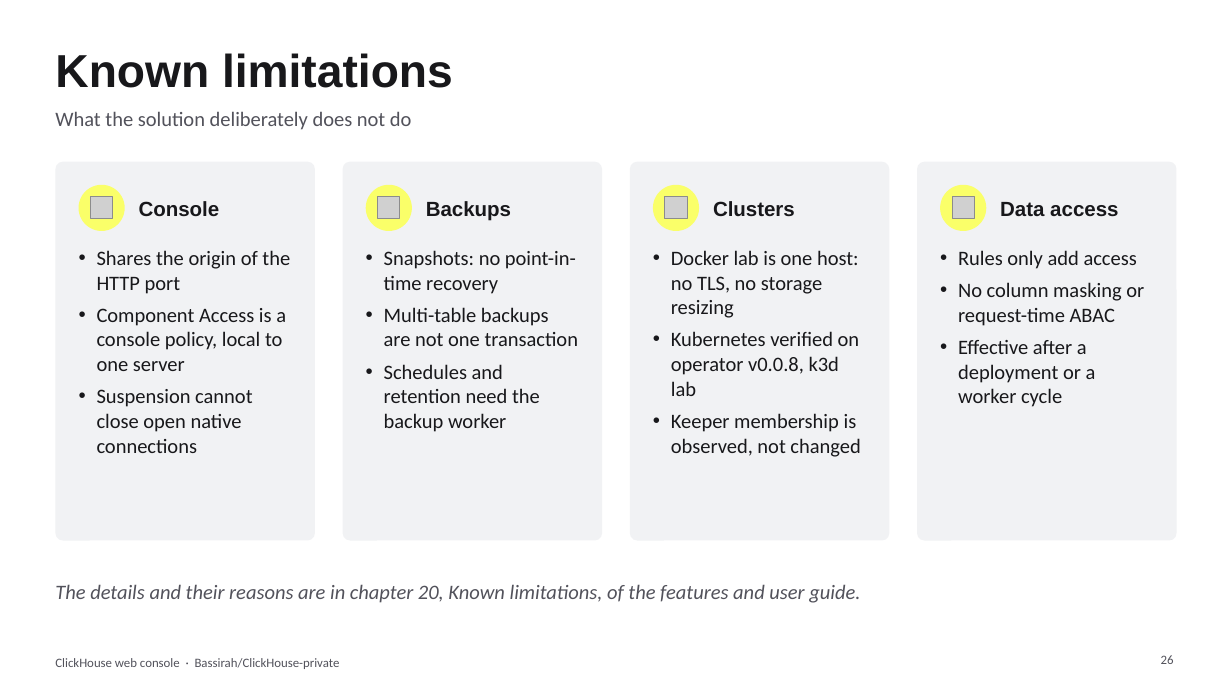
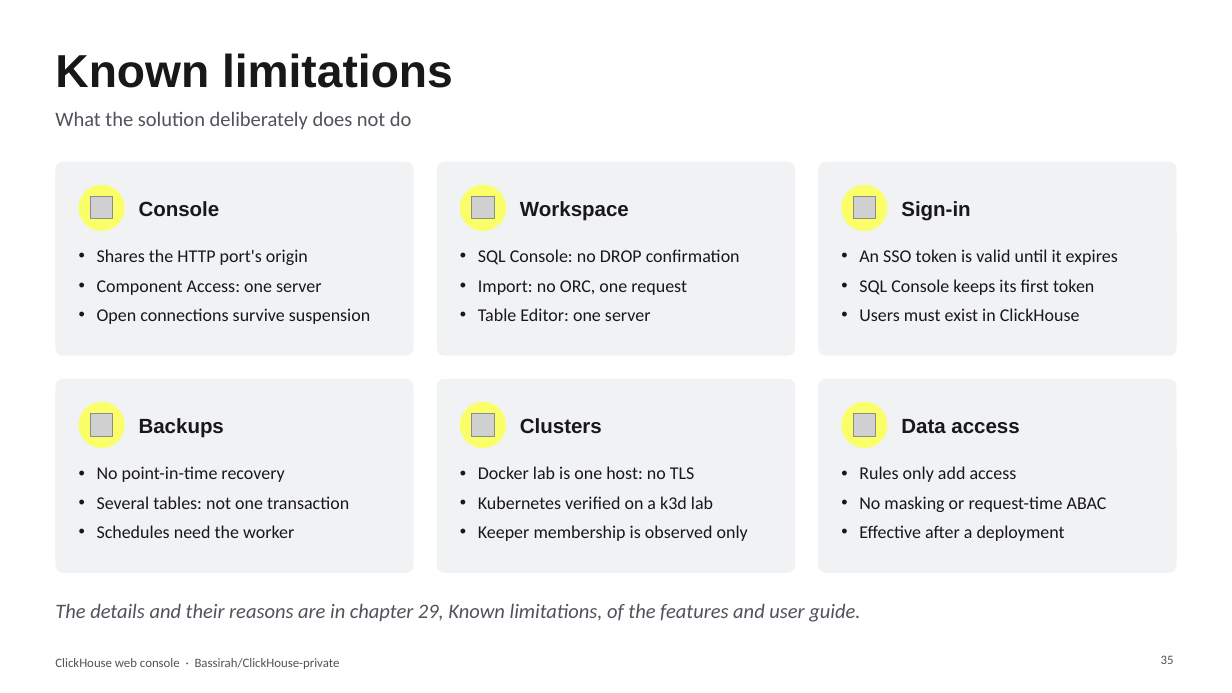
Before and after one commit to Bassirah/ClickHouse-private, a slide deck: slide 35 of docs/custom_dev/ClickHouse-Web-Console-Solution.pptx (slide 26 before the commit). Drawn at 1232x693 pixels with LibreOffice and Linux fonts; fonts in the diff are those of the drawing; grey boxes stand for pictures. Boxes give left, top, right and bottom in pixels: in the first picture for what was removed or moved away, otherwise in the second. Text is boxed around its words. In the diff, an @@ line names an element or a change of style, - is before the commit and + after.

```diff
--- a/docs/custom_dev/ClickHouse-Web-Console-Solution.pptx
+++ b/docs/custom_dev/ClickHouse-Web-Console-Solution.pptx
@@ rounded rectangle: place and size @@
-rounded rectangle at bbox=[55, 162, 315, 541]
+rounded rectangle at bbox=[55, 162, 414, 356]
@@ rounded rectangle: place and size @@
-rounded rectangle at bbox=[343, 162, 603, 541]
+rounded rectangle at bbox=[437, 162, 796, 356]
@@ rounded rectangle: place and size @@
-rounded rectangle at bbox=[630, 162, 890, 541]
+rounded rectangle at bbox=[819, 162, 1177, 356]
@@ ellipse: place and size @@
-ellipse at bbox=[366, 185, 412, 231]
+ellipse at bbox=[460, 185, 506, 231]
@@ picture added at bbox=[472, 197, 494, 219] @@
@@ text added at bbox=[520, 201, 629, 221], 16 pt, text #18181B, bold @@
+Workspace
@@ ellipse: place and size @@
-ellipse at bbox=[653, 185, 700, 231]
+ellipse at bbox=[842, 185, 888, 231]
@@ picture added at bbox=[854, 197, 876, 219] @@
@@ text added at bbox=[901, 201, 970, 221], 16 pt, text #18181B, bold @@
+Sign-in
@@ text at bbox=[97, 249, 370, 324]: text changed; size 16 to 14 pt @@
-• Shares the origin of the HTTP port
-• Component Access is a console policy, local to one server
-• Suspension cannot close open native connections
+• Shares the HTTP port's origin
+• Component Access: one server
+• Open connections survive suspension
@@ text at bbox=[478, 249, 740, 321]: text changed; size 16 to 14 pt @@
-• Snapshots: no point-in-time recovery
-• Multi-table backups are not one transaction
-• Schedules and retention need the backup worker
+• SQL Console: no DROP confirmation
+• Import: no ORC, one request
+• Table Editor: one server
@@ text added at bbox=[859, 249, 1118, 321], 14 pt, text #18181B @@
+• An SSO token is valid until it expires
+• SQL Console keeps its first token
+• Users must exist in ClickHouse
@@ proportions changed in 4 elements at bbox=[55, 162, 414, 356], bbox=[437, 162, 796, 356], bbox=[819, 162, 1177, 356], bbox=[55, 379, 414, 573] @@
@@ rounded rectangle: place and size @@
-rounded rectangle at bbox=[917, 162, 1177, 541]
+rounded rectangle at bbox=[55, 379, 414, 573]
@@ rounded rectangle added at bbox=[437, 379, 796, 573], fill #F1F2F4 @@
@@ rounded rectangle added at bbox=[819, 379, 1177, 573], fill #F1F2F4 @@
@@ ellipse: place and size @@
-ellipse at bbox=[940, 185, 986, 231]
+ellipse at bbox=[79, 402, 125, 448]
@@ picture: place and size @@
-picture at bbox=[378, 197, 400, 219]
+picture at bbox=[91, 414, 113, 436]
@@ text "Backups": place and size @@
-text "Backups" at bbox=[426, 201, 511, 221]
+text "Backups" at bbox=[139, 418, 224, 438]
@@ ellipse added at bbox=[460, 402, 506, 448], fill #FAFF69 @@
@@ picture: place and size @@
-picture at bbox=[665, 197, 688, 219]
+picture at bbox=[472, 414, 494, 436]
@@ text "Clusters": place and size @@
-text "Clusters" at bbox=[713, 201, 795, 217]
+text "Clusters" at bbox=[520, 418, 602, 434]
@@ ellipse added at bbox=[842, 402, 888, 448], fill #FAFF69 @@
@@ picture: place and size @@
-picture at bbox=[952, 197, 974, 219]
+picture at bbox=[854, 414, 876, 436]
@@ text "Data access": place and size @@
-text "Data access" at bbox=[1000, 202, 1118, 217]
+text "Data access" at bbox=[901, 419, 1019, 434]
@@ text added at bbox=[97, 466, 349, 538], 14 pt, text #18181B @@
+• No point-in-time recovery
+• Several tables: not one transaction
+• Schedules need the worker
@@ text at bbox=[478, 466, 748, 541]: text changed; size 16 to 14 pt @@
-• Docker lab is one host: no TLS, no storage resizing
-• Kubernetes verified on operator v0.0.8, k3d lab
-• Keeper membership is observed, not changed
+• Docker lab is one host: no TLS
+• Kubernetes verified on a k3d lab
+• Keeper membership is observed only
@@ text "Rules only add access": place and size @@
-text "Rules only add access" at bbox=[958, 250, 1137, 407]
+text "Rules only add access" at bbox=[859, 466, 1107, 541]
@@ text at bbox=[859, 466, 1017, 482]: size 16 to 14 pt in "Rules only add access" @@
@@ text at bbox=[859, 496, 1107, 541]: text changed; size 16 to 14 pt @@
-• No column masking or request-time ABAC
-• Effective after a deployment or a worker cycle
+• No masking or request-time ABAC
+• Effective after a deployment
@@ text at bbox=[55, 603, 860, 622]: text changed @@
-The details and their reasons are in chapter 20, Known limitations, of the features and user guide.
+The details and their reasons are in chapter 29, Known limitations, of the features and user guide.
@@ page number at bbox=[1161, 655, 1174, 664]: text changed @@
-26
+35
```
Also in this commit, not shown: 9 other slides changed, 9 slides added, 1 other file.
